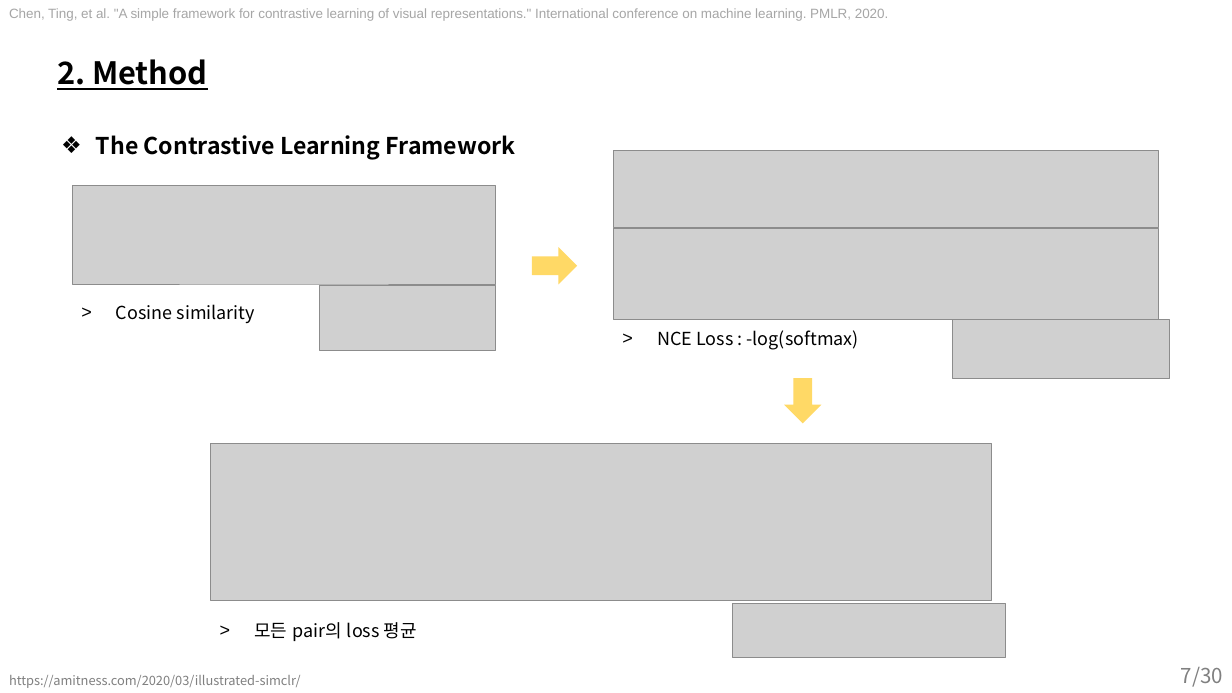
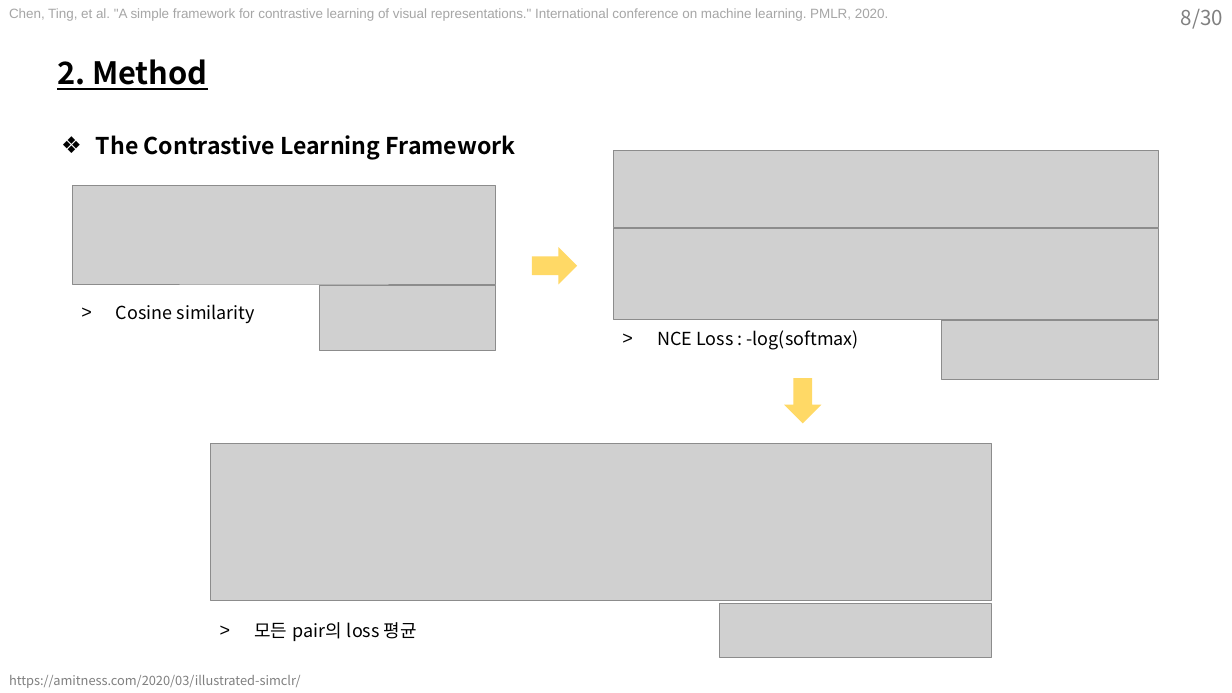
Before and after one commit to sohee98/LabSeminar, a slide deck: slide 8 of 220810_Contrastive learning/22.08.10 - Contrastive Learning.pptx (slide 7 before the commit). Drawn at 1232x693 pixels with LibreOffice and Linux fonts; fonts in the diff are those of the drawing; grey boxes stand for pictures. Boxes give left, top, right and bottom in pixels: in the first picture for what was removed or moved away, otherwise in the second. Text is boxed around its words. In the diff, an @@ line names an element or a change of style, - is before the commit and + after.

```diff
--- a/220810_Contrastive learning/22.08.10 - Contrastive Learning.pptx
+++ b/220810_Contrastive learning/22.08.10 - Contrastive Learning.pptx
@@ page number added at (x1=1181, y1=9, x2=1223, y2=29), 16 pt, text #808080 @@
+8/30
@@ picture moved from (x1=953, y1=320, x2=1169, y2=378) to (x1=942, y1=321, x2=1158, y2=379) @@
@@ picture moved from (x1=733, y1=604, x2=1006, y2=658) to (x1=720, y1=604, x2=993, y2=658) @@
@@ page number removed at (x1=1181, y1=667, x2=1223, y2=687) @@
-7/30
```
Also in this commit, not shown: 10 other slides changed, 3 slides added, 4 slides removed.
